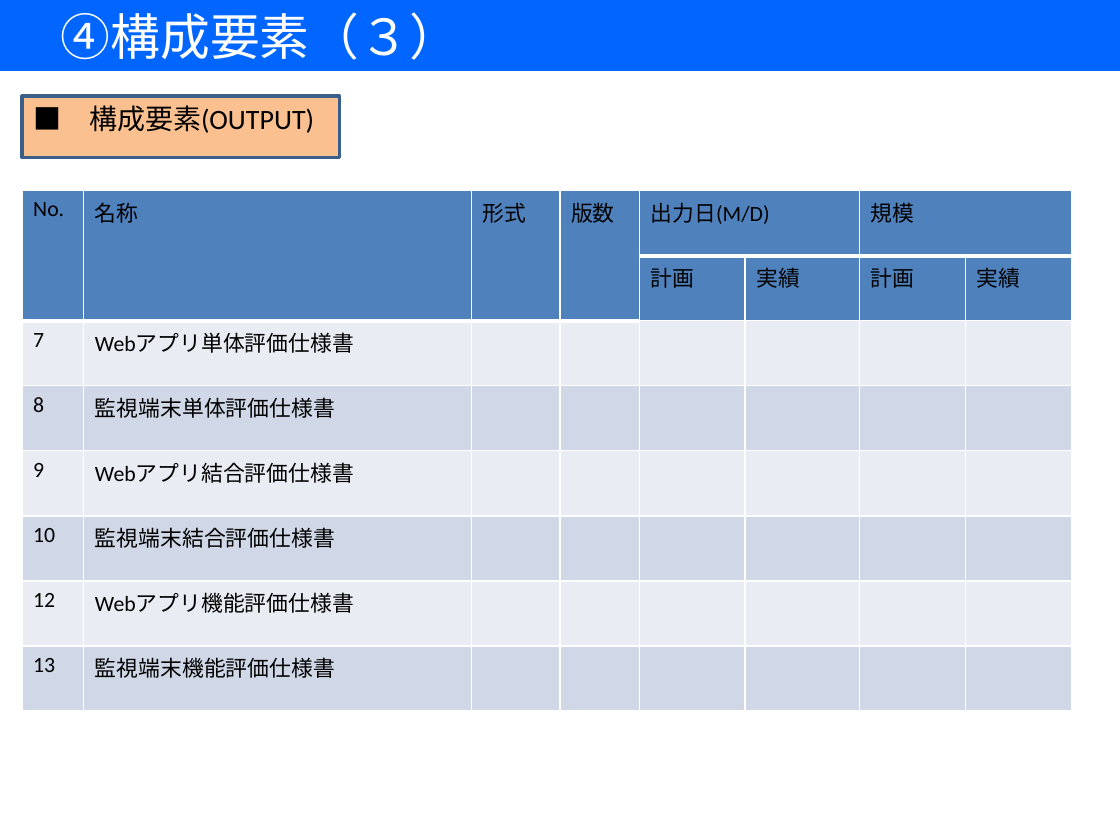
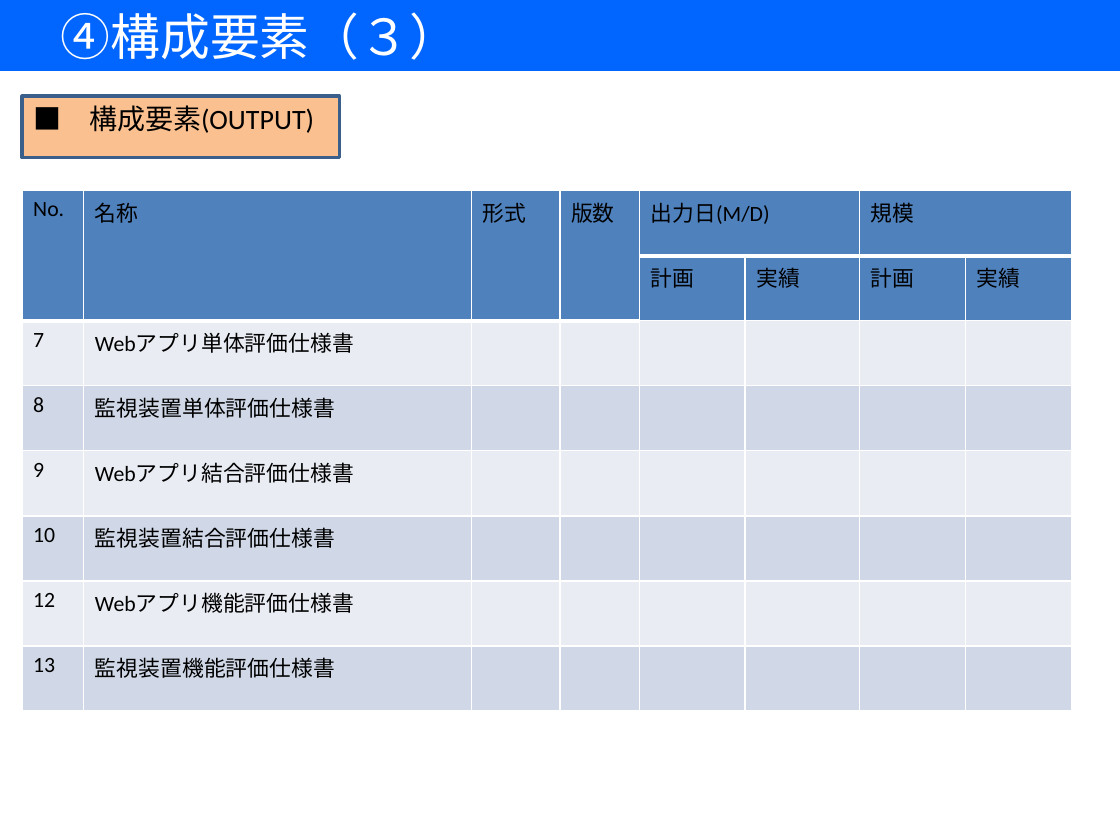
Before and after one commit to 7057547/RemoteMonitoringSystem, a slide deck: slide 12 of DOC/05作成資料/00開発計画書/【遠隔監視システム開発】開発計画書.pptx. Drawn at 1120x840 pixels with LibreOffice and Linux fonts; fonts in the diff are those of the drawing. Boxes give left, top, right and bottom in pixels: in the first picture for what was removed or moved away, otherwise in the second. Text is boxed around its words. In the diff, an @@ line names an element or a change of style, - is before the commit and + after.

```diff
--- a/DOC/05作成資料/00開発計画書/【遠隔監視システム開発】開発計画書.pptx
+++ b/DOC/05作成資料/00開発計画書/【遠隔監視システム開発】開発計画書.pptx
@@ table at (x1=22, y1=190, x2=1070, y2=711) @@
-row 4, column 2: 監視端末単体評価仕様書
+row 4, column 2: 監視装置単体評価仕様書
-row 6, column 2: 監視端末結合評価仕様書
+row 6, column 2: 監視装置結合評価仕様書
-row 8, column 2: 監視端末機能評価仕様書
+row 8, column 2: 監視装置機能評価仕様書
```
Also in this commit, not shown: 6 other slides changed.
